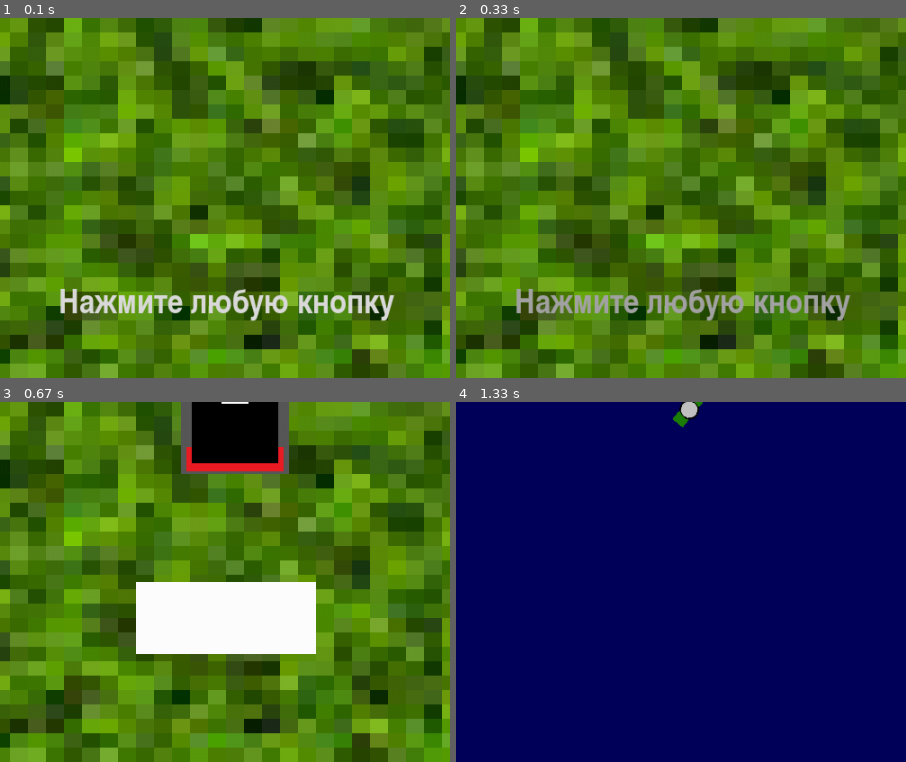
Above: before the commit, frames 1-4 (two rows, left to right).
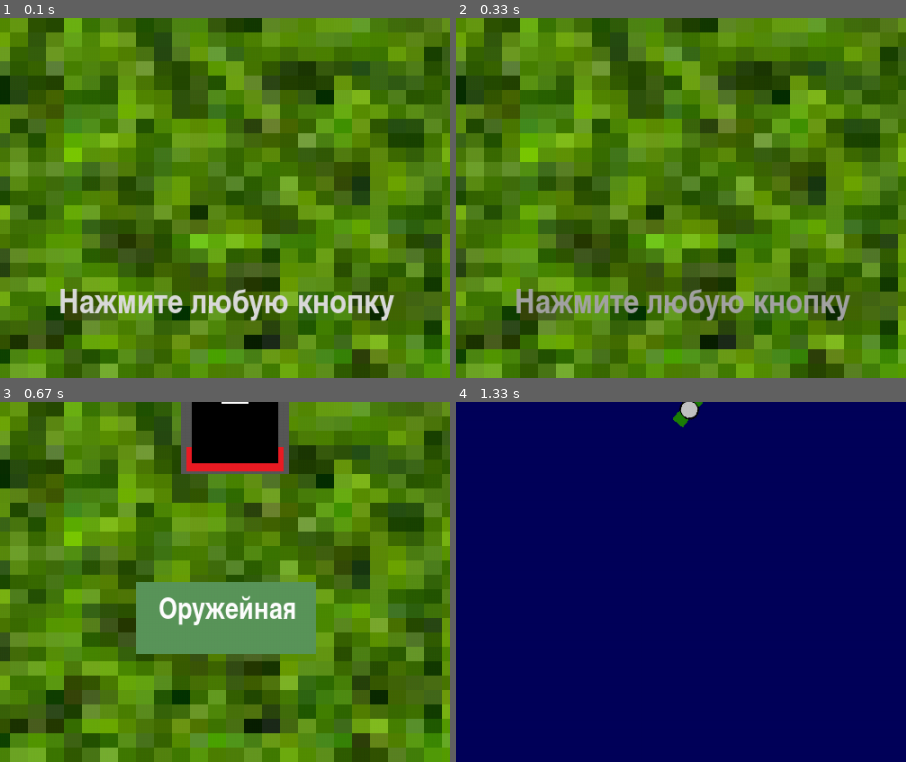
Above: after the commit, the same moments.

Repository: Focus2334/PyGame_Project
Game: pygame game, started from main.py
The game is run twice, just before and just after one commit, with the same random seed, the same clock (stepped at 60 frames per second) and the same inputs.
Inputs (mouse positions are % of the whole screen's width and height, from its top left):
- Up to frame 1 (0.1 s): no input
- Up to frame 2 (0.33 s): no input
- Up to frame 3 (0.67 s): hold Right from 0.33 s (still down); move the mouse to (46, 54) at 0.37 s
- Up to frame 4 (1.33 s): release Right at 0.8 s; click (16, 49) at 1.22 s
The pictures show only the part of the screen within x 25-75%, y 50-100%; the shares and areas given below are measured in that part.

Frames 1-2 are identical in both runs. In frame 3, 7.4% of the frame differs, in the area x 30-71%, y 50-70%; in frame 4, nothing differs.

Commit message:
Update main.py

Diff:
--- a/main.py
+++ b/main.py
@@ -728,7 +728,9 @@
         screen.blit(string_rendered, (50, 250))
         string_rendered = font.render(lvl2scr, True, pygame.Color('white'))
         screen.blit(string_rendered, (400, 250))
-        pygame.draw.rect(screen, (255, 255, 255), (width // 2 - 100, 600, 200, 80))
+        pygame.draw.rect(screen, (90, 150, 90), (width // 2 - 100, 600, 200, 80))
+        string_rendered = font.render("Оружейная", True, pygame.Color('white'))
+        screen.blit(string_rendered, (width // 2 - 75, 615))
         for event in pygame.event.get():
             if event.type == pygame.QUIT:
                 terminate()
